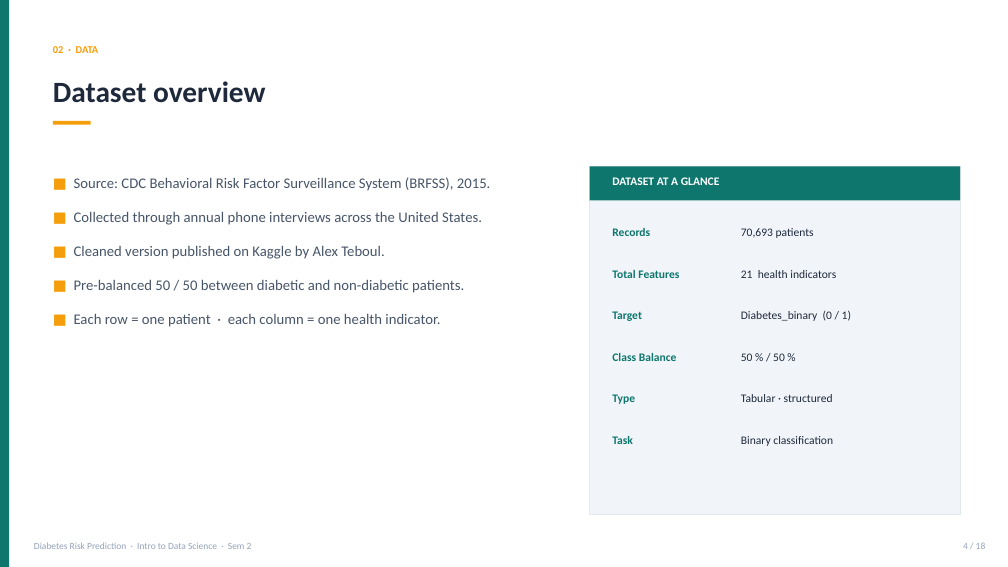
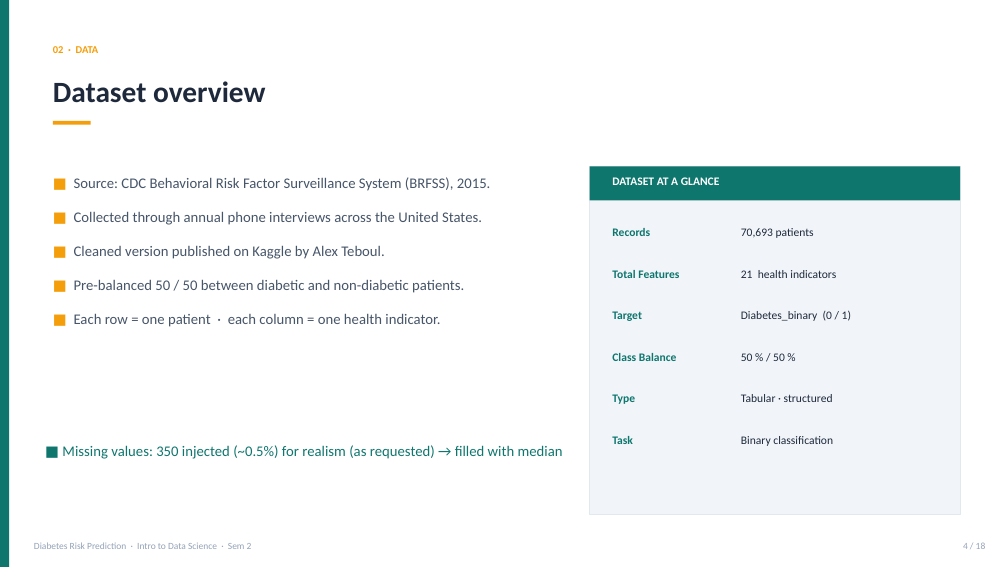
Before and after one commit to muhammadammarff-design/diabetes-risk-prediction, a slide deck: slide 4 of presentation/Diabetes_Final_Presentation.pptx. Drawn at 1008x567 pixels with LibreOffice and Linux fonts; fonts in the diff are those of the drawing. Boxes give left, top, right and bottom in pixels: in the first picture for what was removed or moved away, otherwise in the second. Text is boxed around its words. In the diff, an @@ line names an element or a change of style, - is before the commit and + after.

```diff
--- a/presentation/Diabetes_Final_Presentation.pptx
+++ b/presentation/Diabetes_Final_Presentation.pptx
@@ text added at (62,445,563,459), 14 pt, text #0F766E @@
+■ Missing values: 350 injected (~0.5%) for realism (as requested) → filled with median
```
Also in this commit, not shown: 7 other slides changed, 1 slide added, 1 slide removed, 7 other files.
